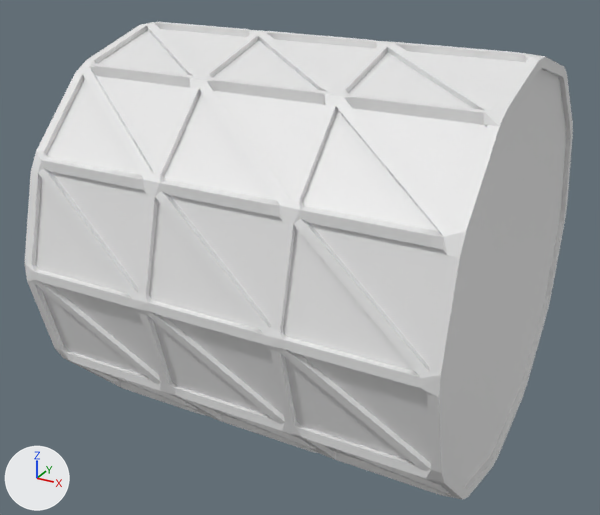
Before and after pictures for a commit that changed the FBX model Assets/map/tunel.fbx.
Rendered twice from a camera (50 mm lens) standing at (23.95, -5.23, 11.35) and looking at (19.26, 3.29, 7.09). The axes (+X, +Y, +Z) are drawn at lower left. The lights are the same throughout. Where no turn or scale is listed for an object, it has been applied to the vertices. Vertices at the same position are counted once.
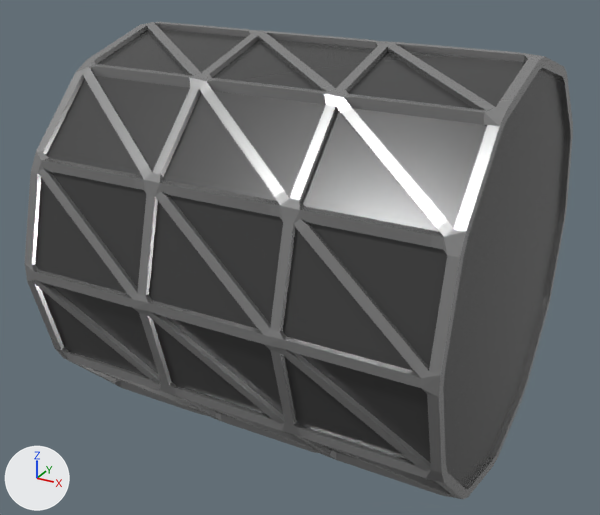
Changed parts and their boxes [x1, y1, x2, y2] in the pictures (600 x 515 px):
part 1 of me_cylinder_024, recoloured (white to grey): [35, 29, 246, 396] in both
part 2 of me_cylinder_024, recoloured (white to grey): [149, 39, 375, 437] in both
part 3 of me_cylinder_024, recoloured (white to grey): [283, 51, 525, 485] in both
part 4 of me_cylinder_024, recoloured: [443, 69, 566, 487] in both
part 5 of me_cylinder_024, recoloured (white to grey): [25, 22, 573, 499] in both

The change, as a list of edits to the scene's bpy script:
```text
Add mat_black_glass:
    mat_black_glass = principled_material('black_glass')
    mat_black_glass.base_color = (0.0469, 0.0469, 0.0469)  # black #3d3d3d
    mat_black_glass.roughness = 0.256
Add mat_metal:
    mat_metal = principled_material('metal')
    mat_metal.base_color = (0.346, 0.346, 0.346)  # grey #9f9f9f
    mat_metal.metallic = 0.687
    mat_metal.roughness = 0.26
Change me_cylinder_024:
    where me_cylinder_024.from_pydata(...)  # 6480 vertices, 6718 faces; spans x -2.54..2.54, y -2.54..2.54, z -2.54..2.54
    used by ob_cylinder_002; location = (19.43, 3.48, 7.29)
    me_cylinder_024 part 1: 24 of the faces centred in x -1.93..-1.38, y -2.37..2.37, z -2.37..2.37 switch from no material to mat_black_glass (black #3d3d3d)
    me_cylinder_024 part 2: 24 of the faces centred in x -0.28..0.28, y -2.37..2.37, z -2.37..2.37 switch from no material to mat_black_glass (black #3d3d3d)
    me_cylinder_024 part 3: 24 of the faces centred in x 1.38..1.93, y -2.37..2.37, z -2.37..2.37 switch from no material to mat_black_glass (black #3d3d3d)
    me_cylinder_024 part 4: 1 of the faces centred in x 2.48, y 0.0, z 0.0 switch from no material to mat_black_glass (black #3d3d3d)
    me_cylinder_024 part 5: 6644 of the faces centred in x -2.54..2.54, y -2.54..2.54, z -2.54..2.54 switch from no material to mat_metal (grey #9f9f9f)
```
